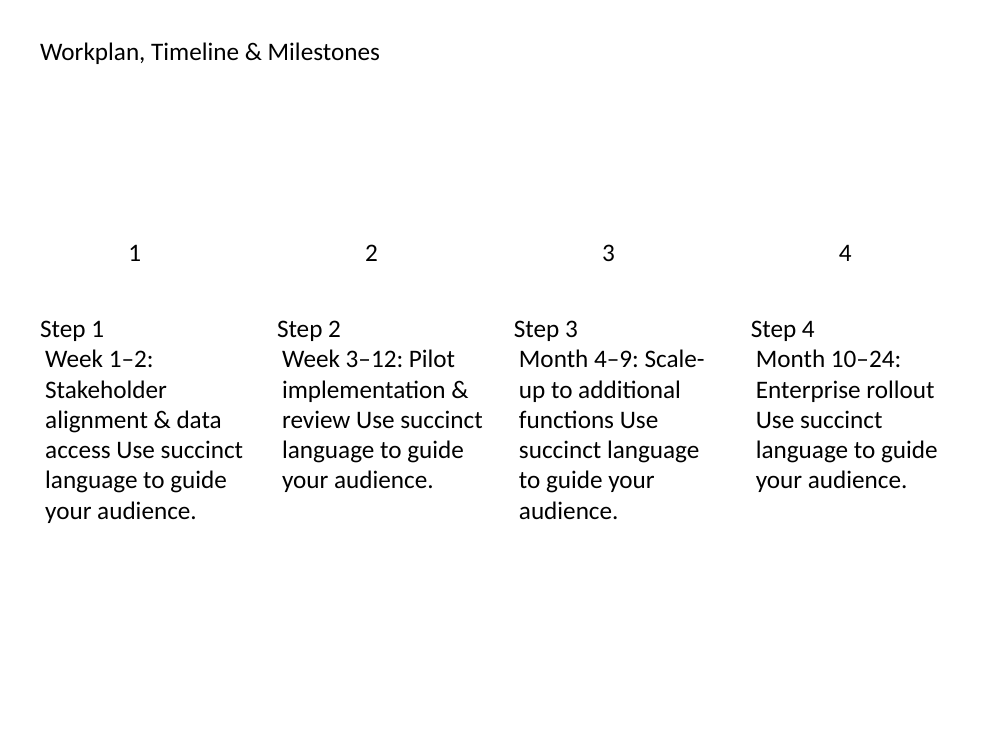
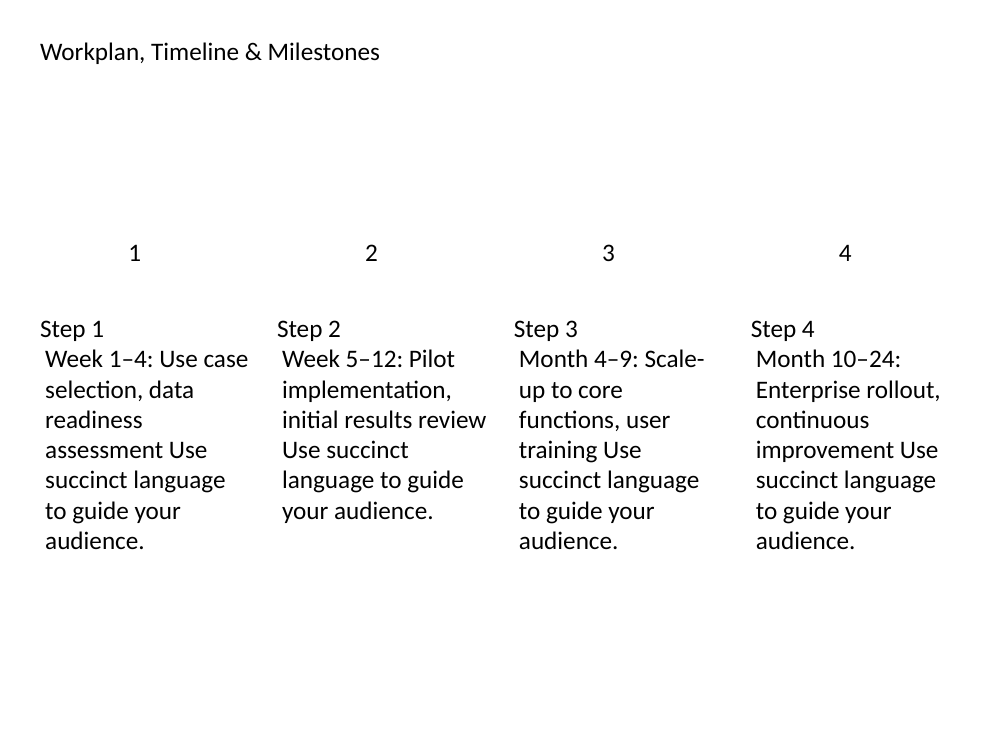
Before and after one commit to vedant1811/kenley-create-decks, a slide deck: slide 5 of src/lib/output/GeneratedPresentation.pptx. Drawn at 1008x756 pixels with LibreOffice and Linux fonts; fonts in the diff are those of the drawing. Boxes give left, top, right and bottom in pixels: in the first picture for what was removed or moved away, otherwise in the second. Text is boxed around its words. In the diff, an @@ line names an element or a change of style, - is before the commit and + after.

```diff
--- a/src/lib/output/GeneratedPresentation.pptx
+++ b/src/lib/output/GeneratedPresentation.pptx
@@ text at [45, 349, 249, 550]: text changed @@
-Week 1–2: Stakeholder alignment & data access Use succinct language to guide your audience.
+Week 1–4: Use case selection, data readiness assessment Use succinct language to guide your audience.
@@ text at [282, 349, 486, 523]: text changed @@
-Week 3–12: Pilot implementation & review Use succinct language to guide your audience.
+Week 5–12: Pilot implementation, initial results review Use succinct language to guide your audience.
@@ text at [519, 349, 705, 550]: text changed @@
-Month 4–9: Scale-up to additional functions Use succinct language to guide your audience.
+Month 4–9: Scale-up to core functions, user training Use succinct language to guide your audience.
@@ text at [756, 349, 940, 549]: text changed @@
-Month 10–24: Enterprise rollout Use succinct language to guide your audience.
+Month 10–24: Enterprise rollout, continuous improvement Use succinct language to guide your audience.
```
Also in this commit, not shown: 7 other slides changed, 1 slide added, 1 slide removed, 4 other files.
